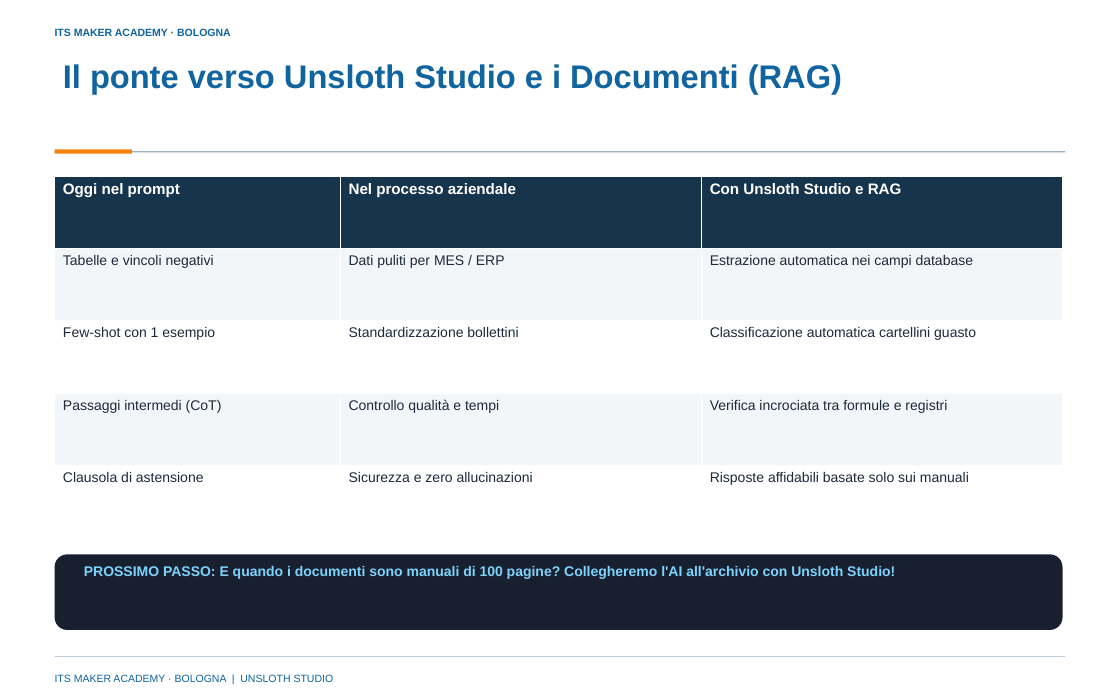
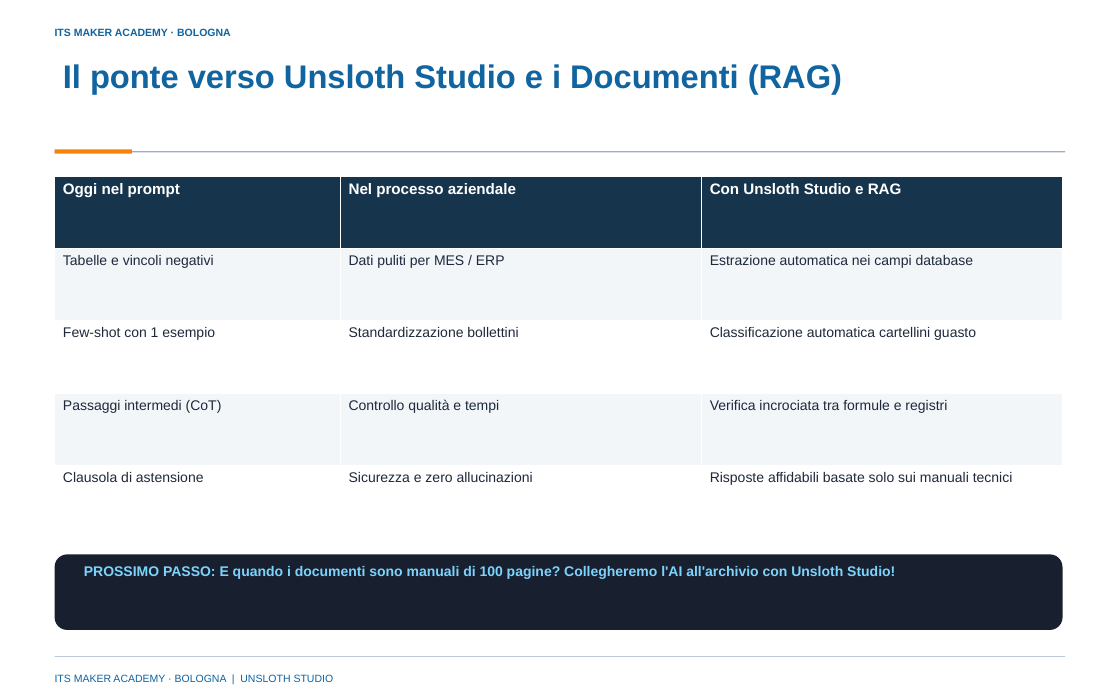
Before and after one commit to franzo9393/ITSCorso_UnslothStudio-Git, a slide deck: slide 16 of lezione 2 - 28 ottobre 2026/Lezione2_Prompting_e_Pratica_ITS_MAKER.pptx. Drawn at 1120x700 pixels with LibreOffice and Linux fonts; fonts in the diff are those of the drawing; background and template pictures are left out. Boxes give left, top, right and bottom in pixels: in the first picture for what was removed or moved away, otherwise in the second. Text is boxed around its words. In the diff, an @@ line names an element or a change of style, - is before the commit and + after.

```diff
--- a/lezione 2 - 28 ottobre 2026/Lezione2_Prompting_e_Pratica_ITS_MAKER.pptx
+++ b/lezione 2 - 28 ottobre 2026/Lezione2_Prompting_e_Pratica_ITS_MAKER.pptx
@@ table at bbox=[55, 176, 1063, 538] @@
-row 5, column 3: Risposte affidabili basate solo sui manuali
+row 5, column 3: Risposte affidabili basate solo sui manuali tecnici
```
Also in this commit, not shown: 4 other slides changed, 7 other files.
